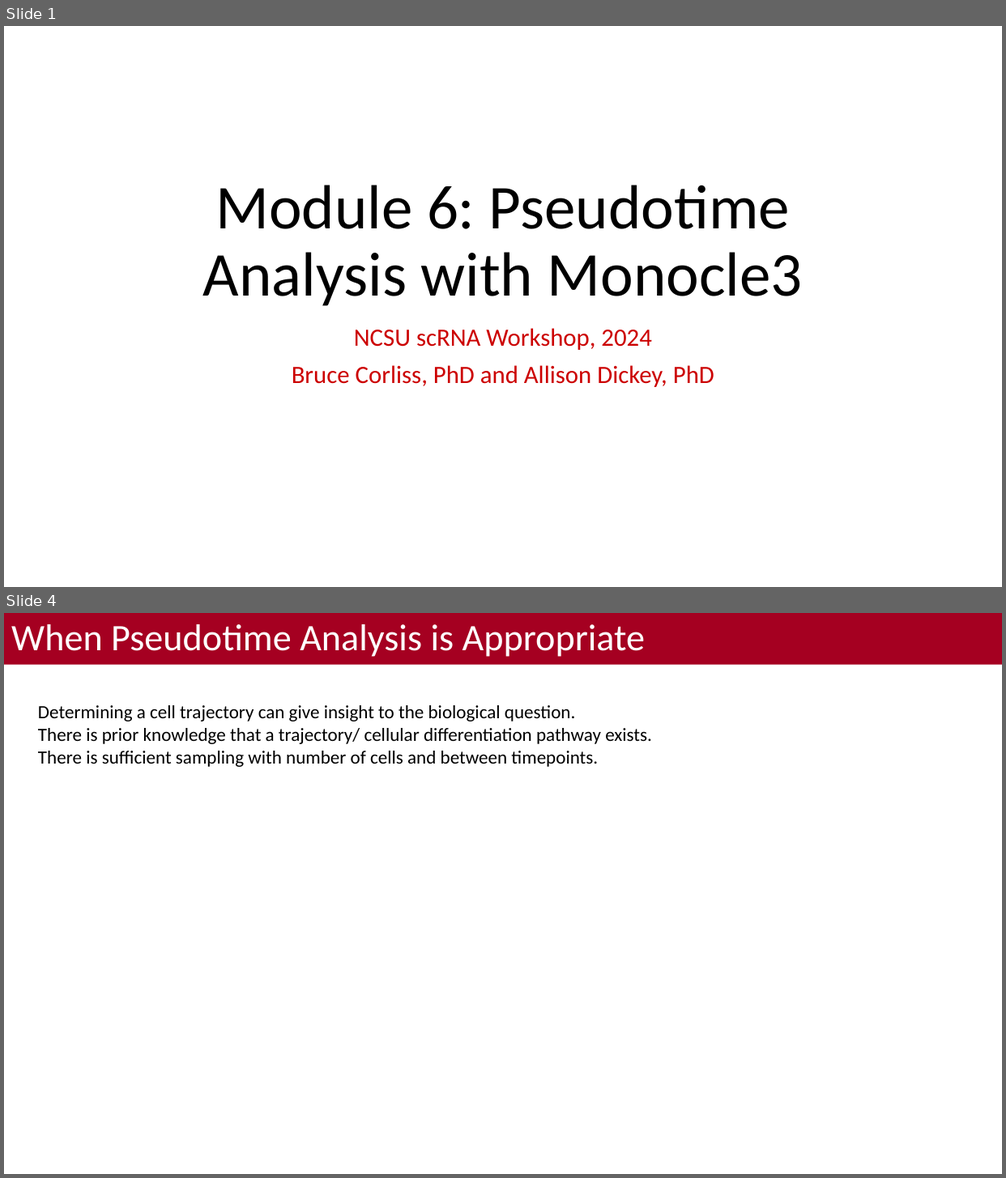
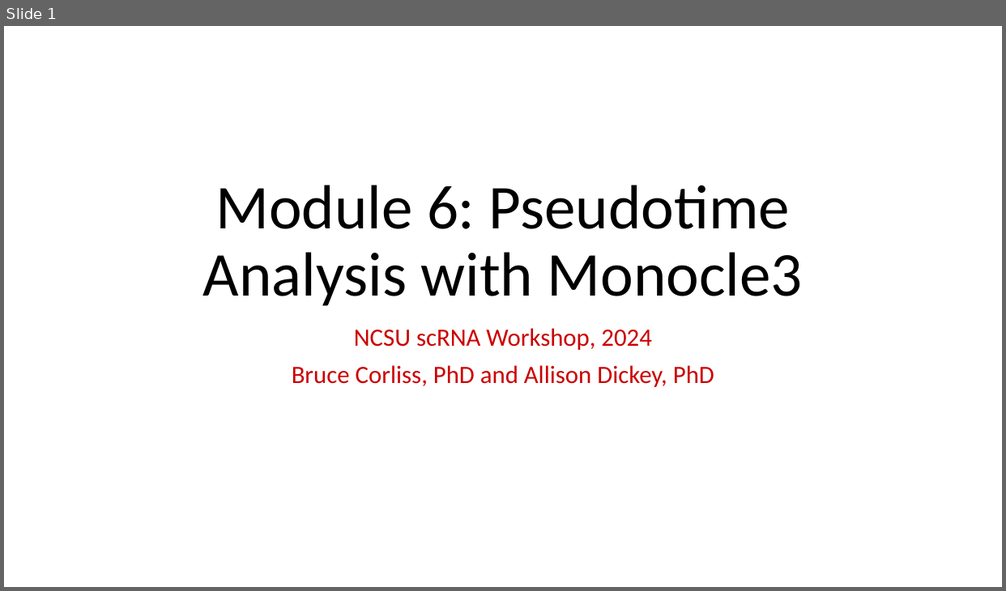
Before and after one commit to bacorli2/scrna_workshop, a slide deck: M6_Monocle_Pseudotime/M5_Monocle_Timeseries.pptx. Shown one above the other, each under a label of ours: slides 1 and 4 before the commit, slide 1 after it; the slides between them are not shown. The pictures are 1006x1178 and 1006x591 pixels, drawn with LibreOffice and Linux fonts; fonts in the diff are those of the drawing; background and template pictures are left out. Boxes give left, top, right and bottom in pixels: in the first picture for what was removed or moved away, otherwise in the second. Text is boxed around its words. In the diff, an @@ line names an element or a change of style, - is before the commit and + after.

```diff
--- a/M6_Monocle_Pseudotime/M5_Monocle_Timeseries.pptx
+++ b/M6_Monocle_Pseudotime/M5_Monocle_Timeseries.pptx
@@ slide 4 removed at box(4, 613, 1002, 1174), background #FFFFFF; not listed: 1 template element that a slide beside it also shows @@
@@ title removed at box(4, 613, 1002, 665) @@
-When Pseudotime Analysis is Appropriate
@@ text removed at box(38, 705, 652, 767) @@
-Determining a cell trajectory can give insight to the biological question.
-There is prior knowledge that a trajectory/ cellular differentiation pathway exists.
-There is sufficient sampling with number of cells and between timepoints.
```
Also in this commit, not shown: 2 slides changed, 9 slides added, 2 other files.
